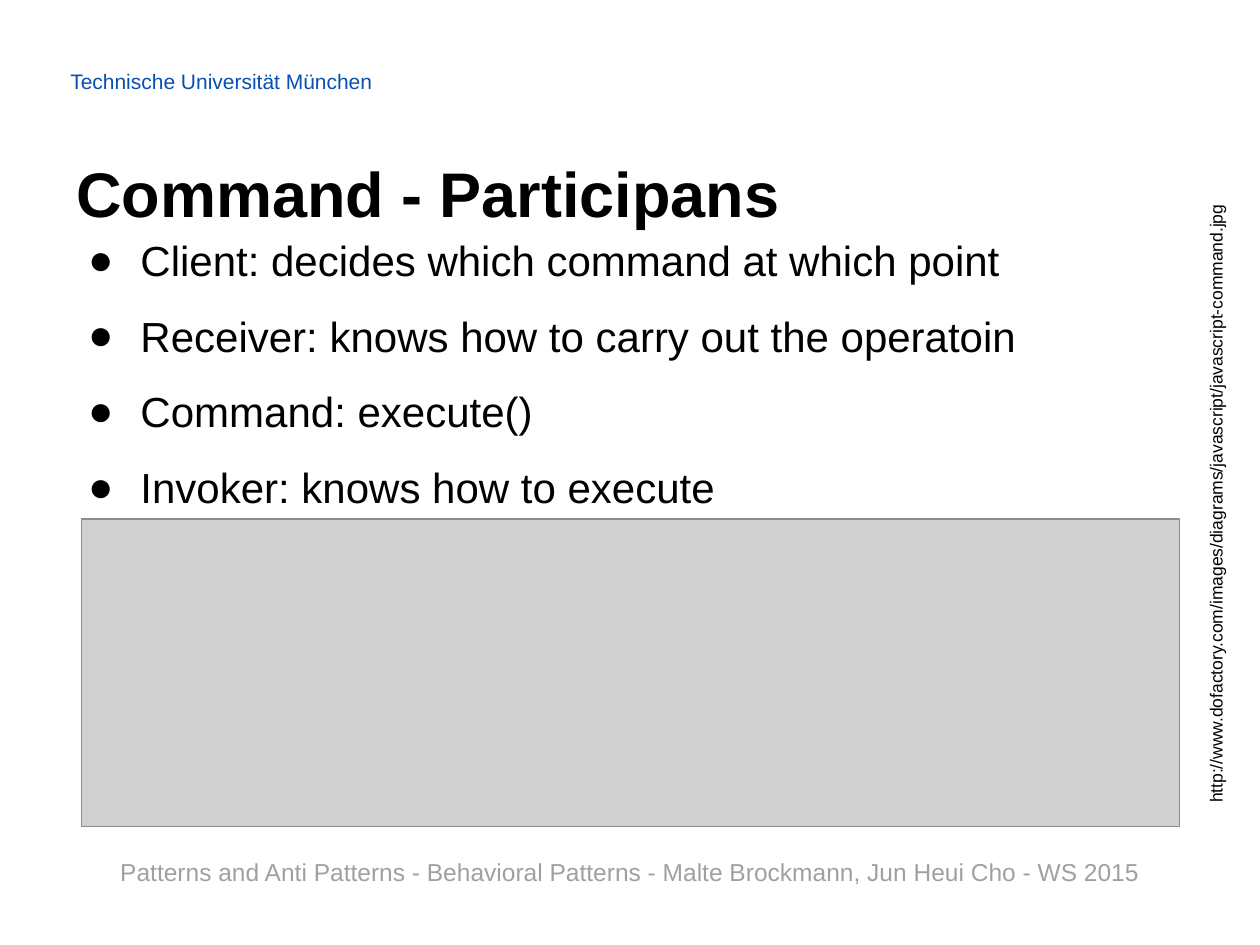
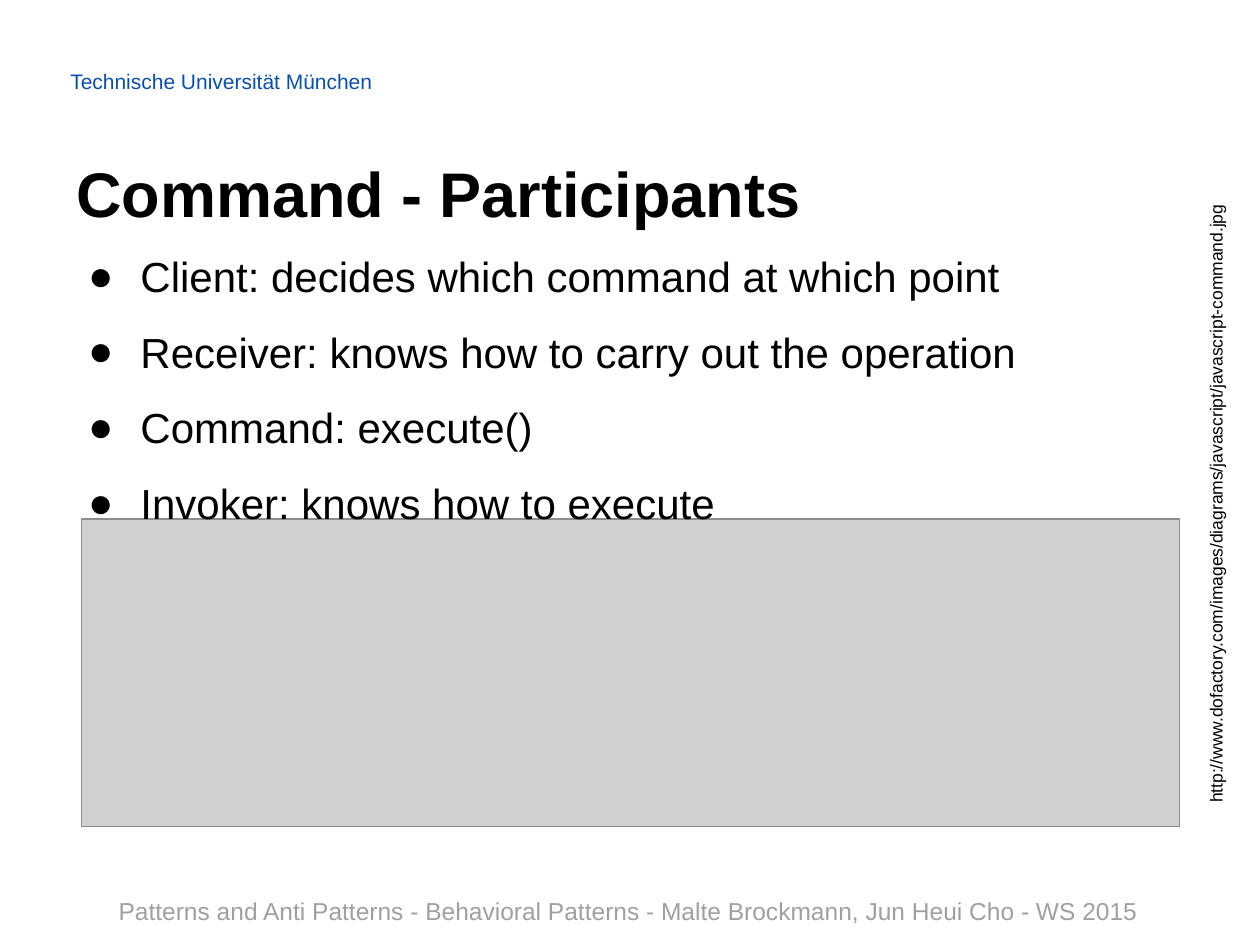
Before and after one commit to Painted6/Behavioral-design-patterns, a slide deck: slide 6 of Behavioral Patterns - JS Patterns and Anti Patterns.pptx. Drawn at 1260x945 pixels with LibreOffice and Linux fonts; fonts in the diff are those of the drawing; grey boxes stand for pictures; background and template pictures are left out. Boxes give left, top, right and bottom in pixels: in the first picture for what was removed or moved away, otherwise in the second. Text is boxed around its words. In the diff, an @@ line names an element or a change of style, - is before the commit and + after.

```diff
--- a/Behavioral Patterns - JS Patterns and Anti Patterns.pptx
+++ b/Behavioral Patterns - JS Patterns and Anti Patterns.pptx
@@ title at (x1=76, y1=171, x2=800, y2=229): text changed @@
-Command - Participans
+Command - Participants
@@ text "Client: decides which command at ..." moved from (x1=140, y1=245, x2=1016, y2=504) to (x1=140, y1=261, x2=1016, y2=527) @@
@@ text at (x1=140, y1=337, x2=1016, y2=376): text changed @@
-● Receiver: knows how to carry out the operatoin
+● Receiver: knows how to carry out the operation
@@ text removed at (x1=120, y1=863, x2=1139, y2=884) @@
-Patterns and Anti Patterns - Behavioral Patterns - Malte Brockmann, Jun Heui Cho - WS 2015
@@ text added at (x1=119, y1=902, x2=1137, y2=923), 14 pt, text #A0A0A0 @@
+Patterns and Anti Patterns - Behavioral Patterns - Malte Brockmann, Jun Heui Cho - WS 2015
```
Also in this commit, not shown: 28 other slides changed, 2 slides added.
